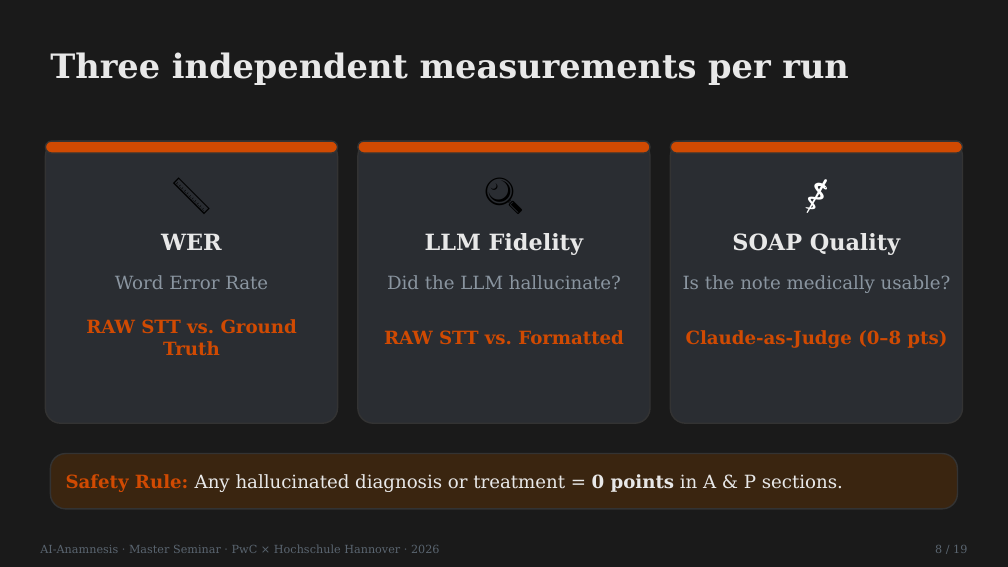
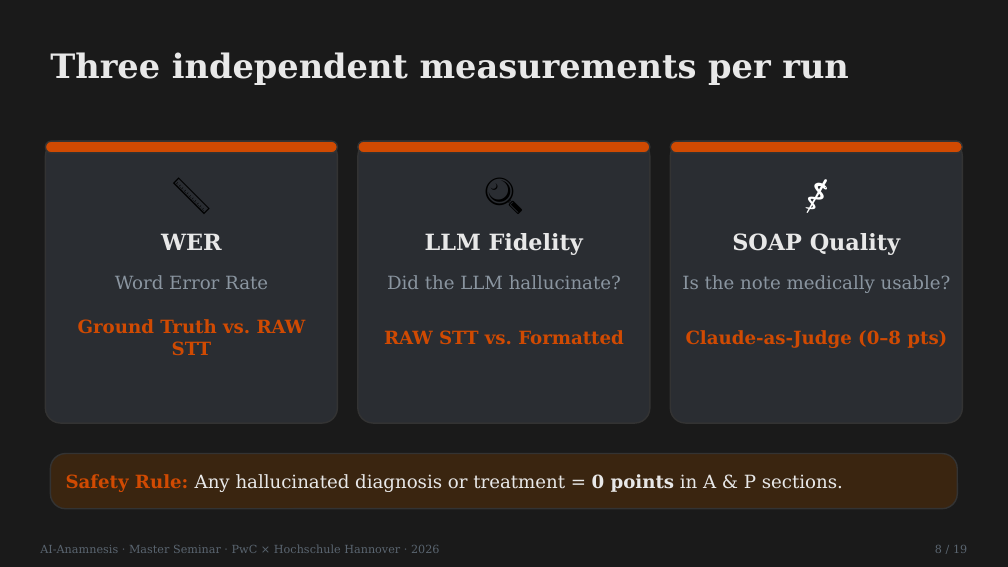
Before and after one commit to LeonardNid/Seminar_Anamnese, a slide deck: slide 8 of Präsi/AI_Anamnesis.pptx. Drawn at 1008x567 pixels with LibreOffice and Linux fonts; fonts in the diff are those of the drawing. Boxes give left, top, right and bottom in pixels: in the first picture for what was removed or moved away, otherwise in the second. Text is boxed around its words. In the diff, an @@ line names an element or a change of style, - is before the commit and + after.

```diff
--- a/Präsi/AI_Anamnesis.pptx
+++ b/Präsi/AI_Anamnesis.pptx
@@ text at bbox=[78, 319, 306, 355]: text changed @@
-RAW STT vs. Ground Truth
+Ground Truth vs. RAW STT
```
Also in this commit, not shown: 9 other slides changed, 4 other files.
